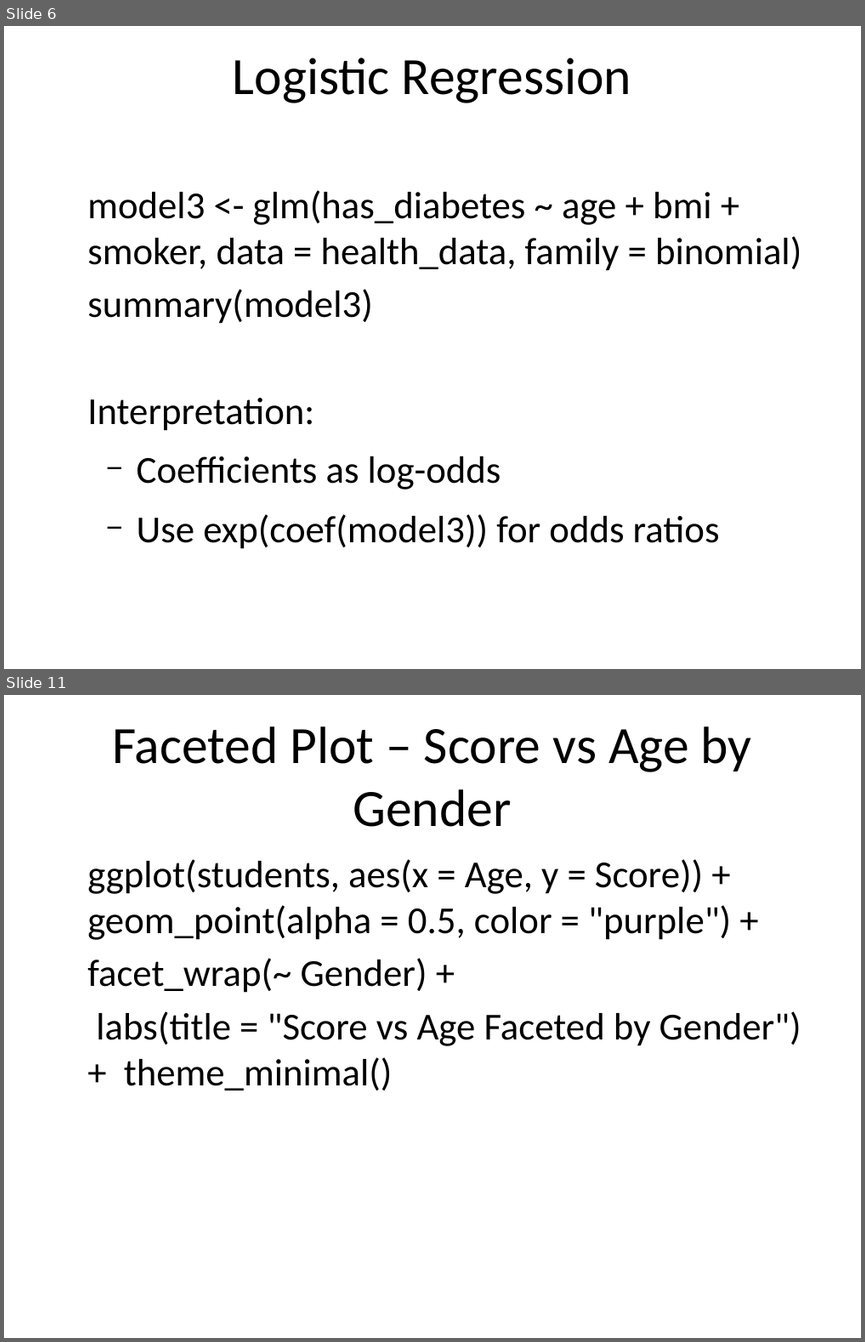
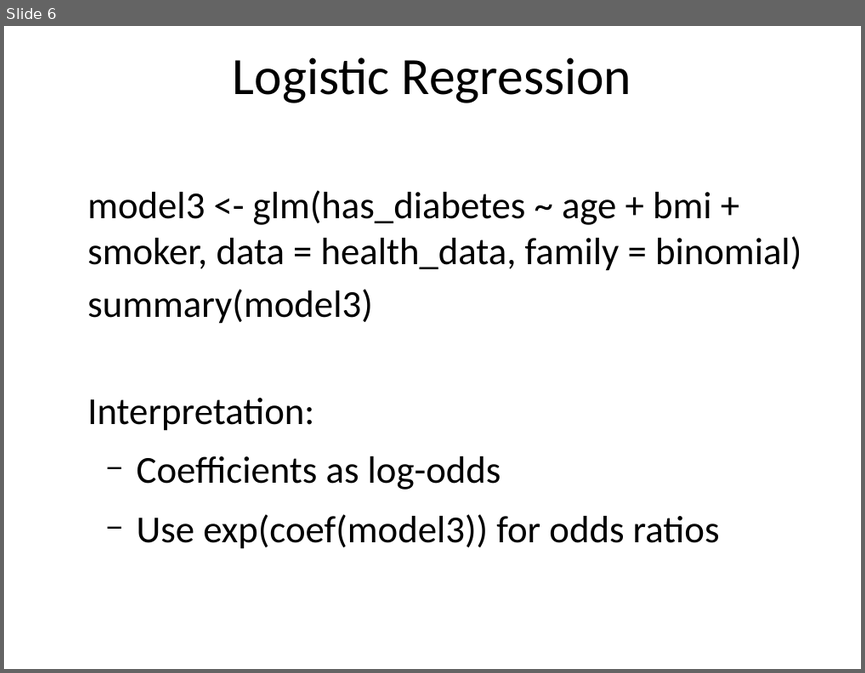
Before and after one commit to lacksinho/r-training-intro-visualization, a slide deck: Statistical-Modeling-and-Regression.pptx. Shown one above the other, each under a label of ours: slides 6 and 11 before the commit, slide 6 after it; the slides between them are not shown. The pictures are 865x1342 and 865x673 pixels, drawn with LibreOffice and Linux fonts; fonts in the diff are those of the drawing. Boxes give left, top, right and bottom in pixels: in the first picture for what was removed or moved away, otherwise in the second. Text is boxed around its words. In the diff, an @@ line names an element or a change of style, - is before the commit and + after.

```diff
--- a/Statistical-Modeling-and-Regression.pptx
+++ b/Statistical-Modeling-and-Regression.pptx
@@ slide 11 removed at <box>4,695,861,1338</box>, background #FFFFFF @@
@@ title removed at <box>112,726,752,827</box> @@
-Faceted Plot – Score vs Age by Gender
@@ text removed at <box>87,859,801,1090</box> @@
-ggplot(students, aes(x = Age, y = Score)) + geom_point(alpha = 0.5, color = "purple") +
-facet_wrap(~ Gender) +
-labs(title = "Score vs Age Faceted by Gender") + theme_minimal()
```
Also in this commit, not shown: 1 slide changed, 5 other slides removed, 5 other files.
